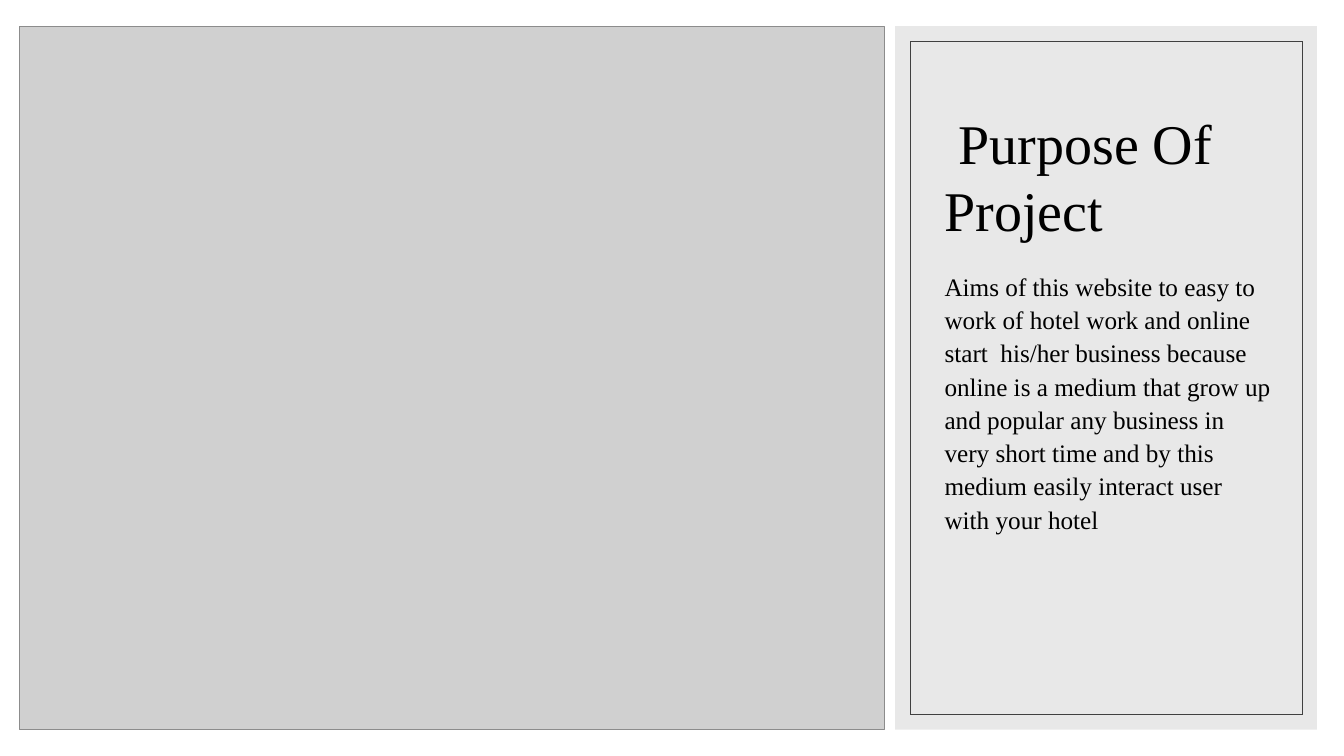
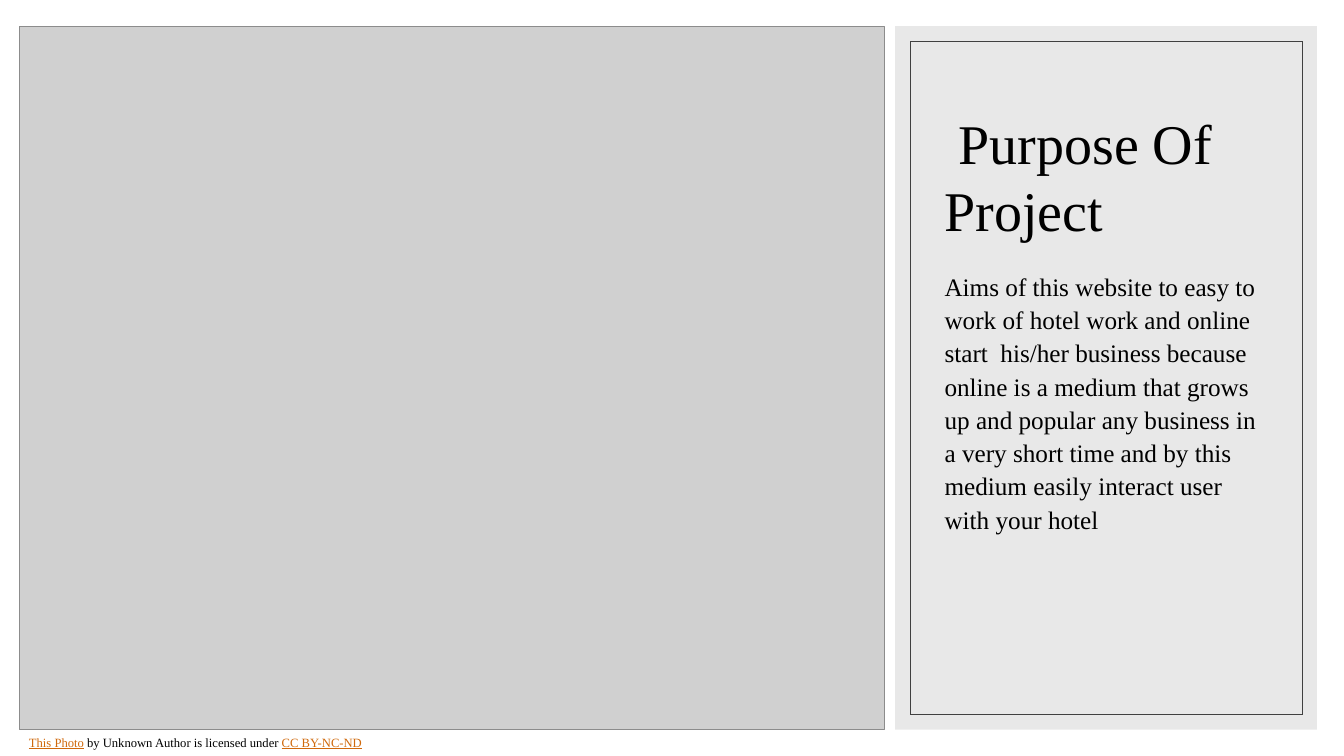
Before and after one commit to PUSHPAGHJH/Elective-module-1-project, a slide deck: slide 4 of Hotel Management System.pptx. Drawn at 1344x756 pixels with LibreOffice and Linux fonts; fonts in the diff are those of the drawing; grey boxes stand for pictures. Boxes give left, top, right and bottom in pixels: in the first picture for what was removed or moved away, otherwise in the second. Text is boxed around its words. In the diff, an @@ line names an element or a change of style, - is before the commit and + after.

```diff
--- a/Hotel Management System.pptx
+++ b/Hotel Management System.pptx
@@ text at (x1=945, y1=278, x2=1256, y2=535): text changed @@
-Aims of this website to easy to work of hotel work and online start his/her business because online is a medium that grow up and popular any business in very short time and by this medium easily interact user with your hotel
+Aims of this website to easy to work of hotel work and online start his/her business because online is a medium that grows up and popular any business in a very short time and by this medium easily interact user with your hotel
@@ text added at (x1=29, y1=738, x2=362, y2=750), 9 pt, text #000000 @@
+This Photo by Unknown Author is licensed under CC BY-NC-ND
```
Also in this commit, not shown: 7 other slides changed, 2 slides added.
